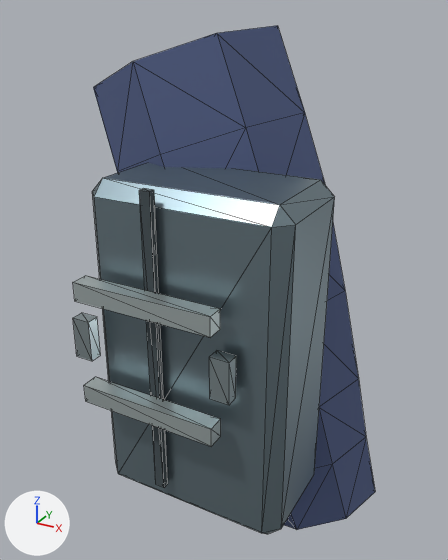
Renders of the glTF model Resource/Export/Modules/Outfit_Guard_Male_Lean_Cuff_L.glb from each side of a commit.
The view is the same before and after, from a camera (50 mm lens) standing at (0.518, -0.286, 1.196) and looking at (0.374, -0.025, 1.065). The lights are fixed; the arrows at lower left show +X, +Y and +Z. The picture after the commit comes second. Mesh edges are drawn as thin lines. Vertices at exactly the same position are counted once.

The first picture shows 'Outfit_Guard_Male_Lean_Cuff_L'.
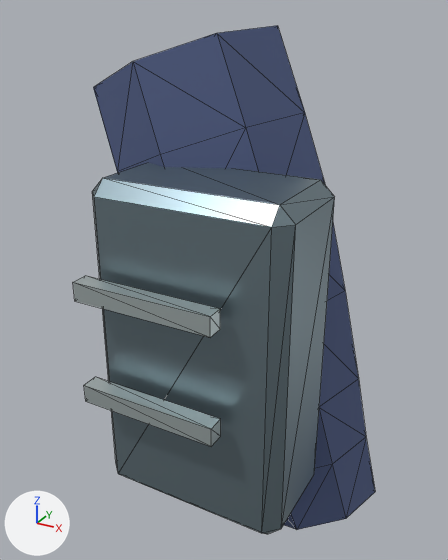
What the commit changed:
me_outfit_guard_male_lean_cuff_l_mesh_001 is used by ob_outfit_guard_male_lean_cuff_l; location (0.0, 0.0, 0.0).
me_outfit_guard_male_lean_cuff_l_mesh_001 had 119 vertices, 206 faces and spanned x 0.293..0.462, y -0.103..0.051, z 0.928..1.188.
me_outfit_guard_male_lean_cuff_l_mesh_001 now has 95 vertices, 170 faces and spans x 0.293..0.462, y -0.103..0.051, z 0.928..1.188.
me_outfit_guard_male_lean_cuff_l_mesh_001 part 1: the loose piece of 8 vertices spanning x 0.409..0.418, y -0.099..-0.093, z 1.048..1.068 is deleted.
me_outfit_guard_male_lean_cuff_l_mesh_001 part 2: the loose piece of 8 vertices spanning x 0.337..0.346, y -0.099..-0.093, z 1.048..1.068 is deleted.
me_outfit_guard_male_lean_cuff_l_mesh_001 part 3: the loose piece of 8 vertices spanning x 0.375..0.38, y -0.095..-0.092, z 0.985..1.131 is deleted.
me_outfit_guard_male_lean_cuff_l_mesh_001 no longer uses material mat_fabric_seam (greyish blue #424d52).
me_outfit_guard_male_lean_cuff_l_mesh_001 no longer uses material mat_fastener_titanium (grey #a8b6ba).

Location of each change, (x1, y1, x2, y2) in pixels of the pictures (448 x 560 px):
part 1 of me_outfit_guard_male_lean_cuff_l_mesh_001, deleted: before (209, 351, 236, 405)
part 2 of me_outfit_guard_male_lean_cuff_l_mesh_001, deleted: before (73, 313, 100, 361)
part 3 of me_outfit_guard_male_lean_cuff_l_mesh_001, deleted: before (139, 188, 168, 488)
